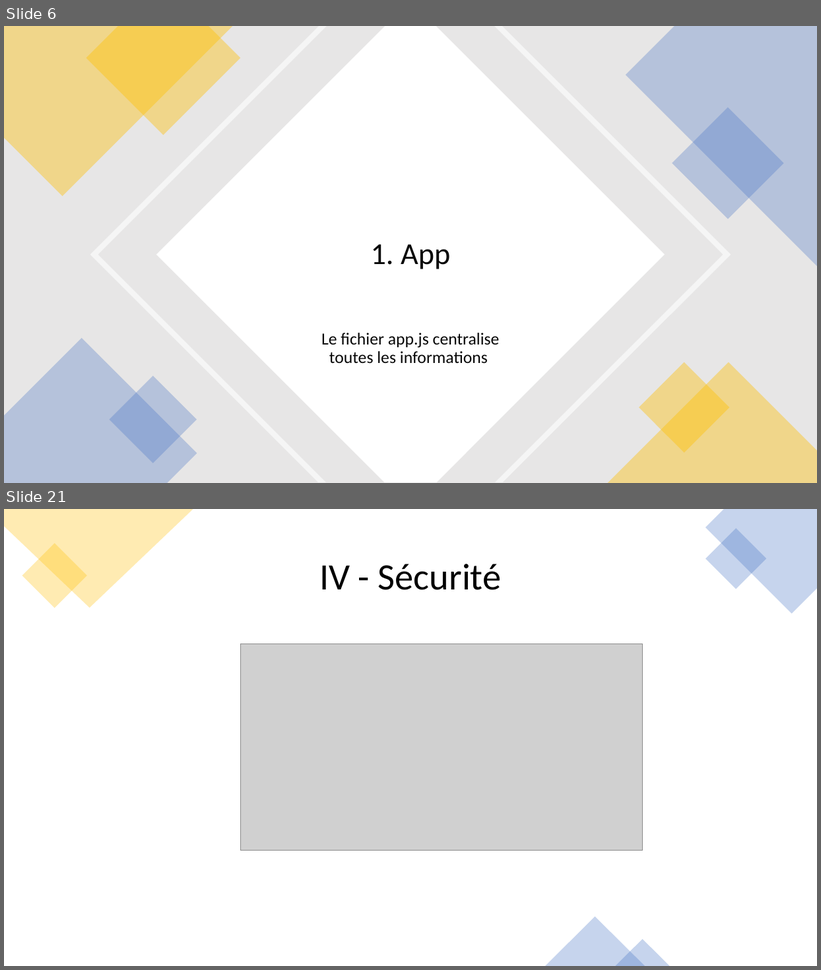
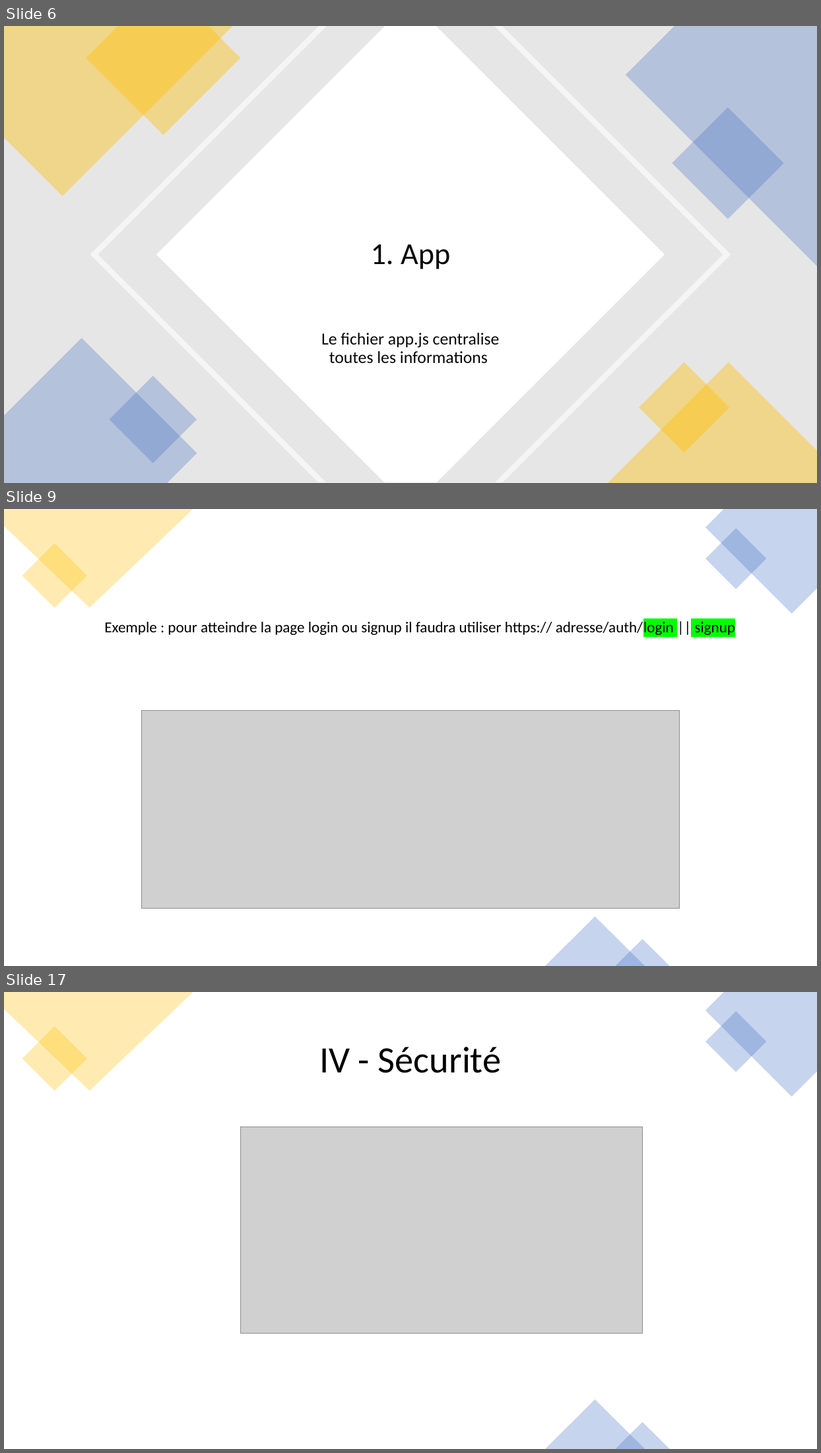
Before and after one commit to Nono-Le-Robot/TP06_Construisez_une_API, a slide deck: Ressources/Presentation P6.pptx. Shown one above the other, each under a label of ours: slides 6 and 21 before the commit, slides 6, 9 and 17 after it; the slides between them are not shown. The pictures are 821x970 and 821x1453 pixels, drawn with LibreOffice and Linux fonts; fonts in the diff are those of the drawing; grey boxes stand for pictures. Boxes give left, top, right and bottom in pixels: in the first picture for what was removed or moved away, otherwise in the second. Text is boxed around its words. In the diff, an @@ line names an element or a change of style, - is before the commit and + after.

```diff
--- a/Ressources/Presentation P6.pptx
+++ b/Ressources/Presentation P6.pptx
@@ slide 9 added at box(4, 509, 817, 966), background #FFFFFF @@
@@ freeform shape added at box(4, 509, 193, 608), fill #FFC000 at 30% opacity @@
@@ freeform shape added at box(706, 509, 817, 614), fill #4472C4 at 30% opacity @@
@@ rectangle added at box(706, 528, 767, 590), fill #4472C4 at 30% opacity @@
@@ rectangle added at box(22, 543, 86, 608), fill #FFC000 at 30% opacity @@
@@ text added at box(104, 620, 736, 637), 18 pt, text #000000 @@
+Exemple : pour atteindre la page login ou signup il faudra utiliser https:// adresse/auth/login || signup
@@ picture added at box(142, 711, 679, 909) @@
@@ triangle added at box(546, 917, 645, 966), fill #4472C4 at 30% opacity @@
@@ triangle added at box(616, 940, 670, 966), fill #4472C4 at 30% opacity @@
@@ what was slide 21 is now slide 17 @@
```
Also in this commit, not shown: 8 slides changed, 8 other slides added, 12 slides removed, 6 other files.
